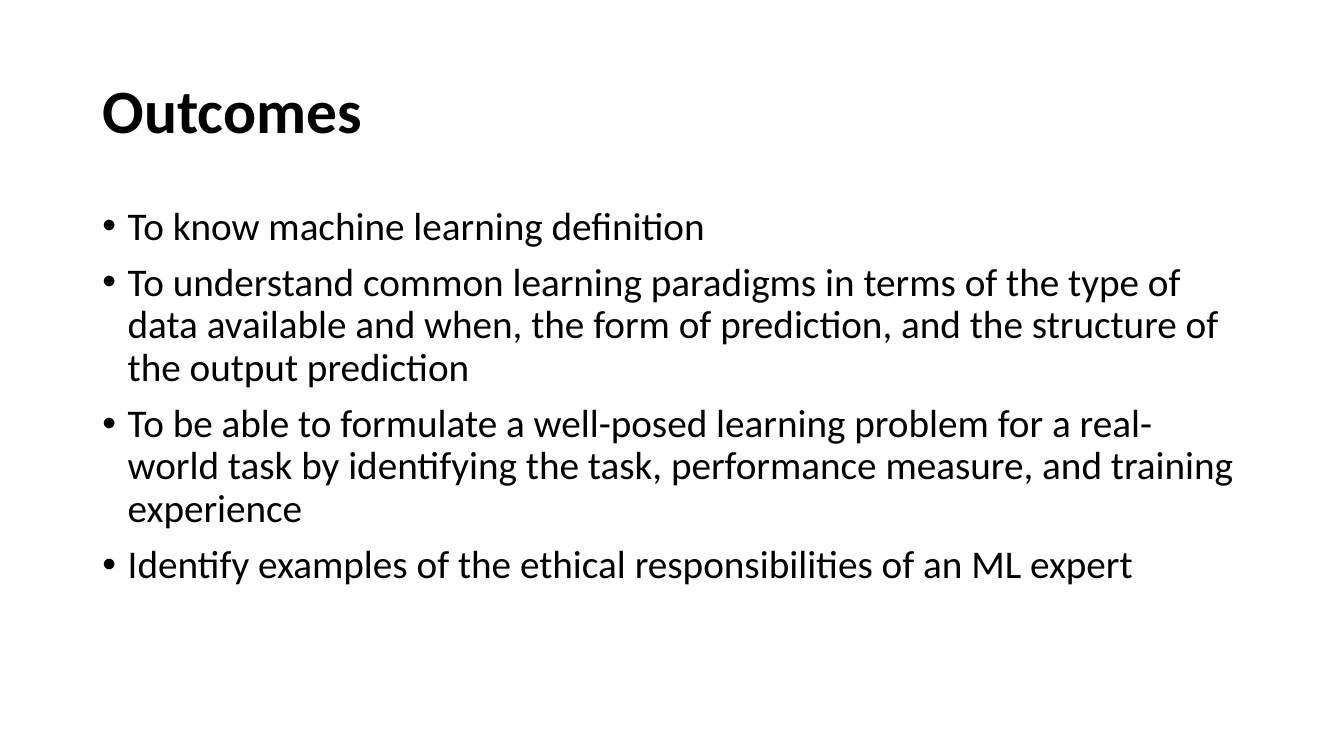
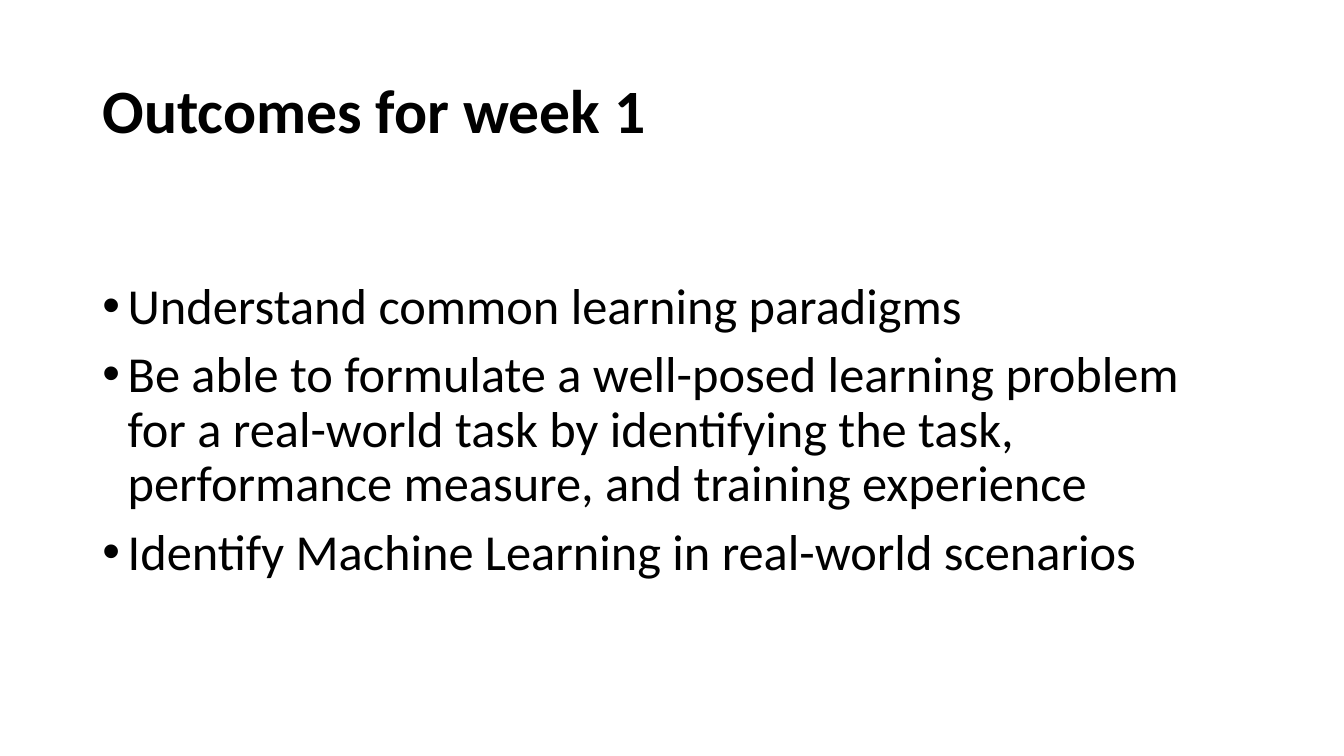
Before and after one commit to adrian-caciula/adrian-caciula.github.io, a slide deck: slide 4 of ml19/week1/ML_Ch1_v1.2.pptx (slide 2 before the commit). Drawn at 1344x756 pixels with LibreOffice and Linux fonts; fonts in the diff are those of the drawing. Boxes give left, top, right and bottom in pixels: in the first picture for what was removed or moved away, otherwise in the second. Text is boxed around its words. In the diff, an @@ line names an element or a change of style, - is before the commit and + after.

```diff
--- a/ml19/week1/ML_Ch1_v1.2.pptx
+++ b/ml19/week1/ML_Ch1_v1.2.pptx
@@ title at [102, 89, 645, 134]: text changed @@
-Outcomes
+Outcomes for week 1
@@ text at [128, 289, 1179, 579]: text changed; size 28 to 36 pt @@
-• To know machine learning definition
-• To understand common learning paradigms in terms of the type of data available and when, the form of prediction, and the structure of the output prediction
-• To be able to formulate a well-posed learning problem for a real-world task by identifying the task, performance measure, and training experience
-• Identify examples of the ethical responsibilities of an ML expert
+• Understand common learning paradigms
+• Be able to formulate a well-posed learning problem for a real-world task by identifying the task, performance measure, and training experience
+• Identify Machine Learning in real-world scenarios
```
Also in this commit, not shown: 3 other slides changed, 2 slides added, 3 other files.
